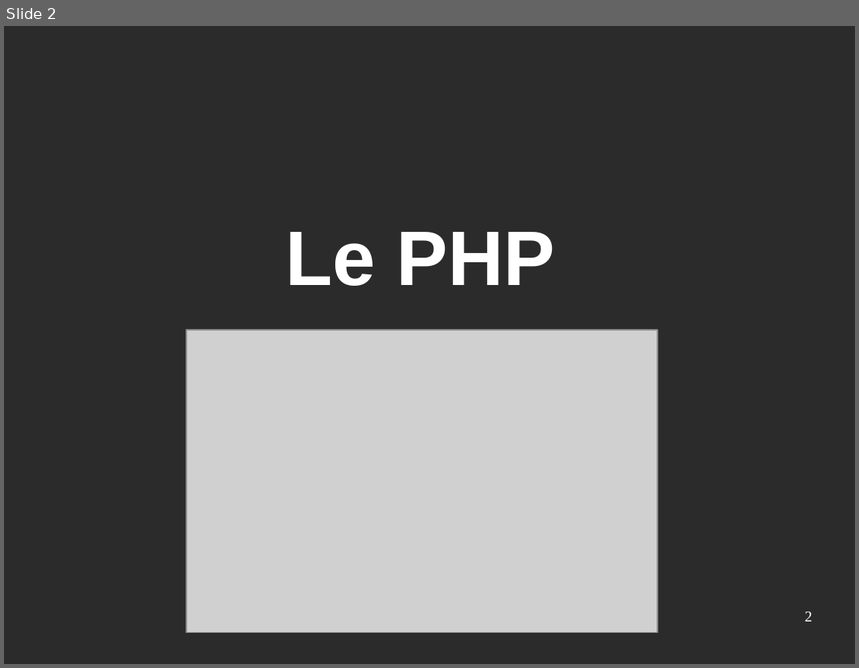
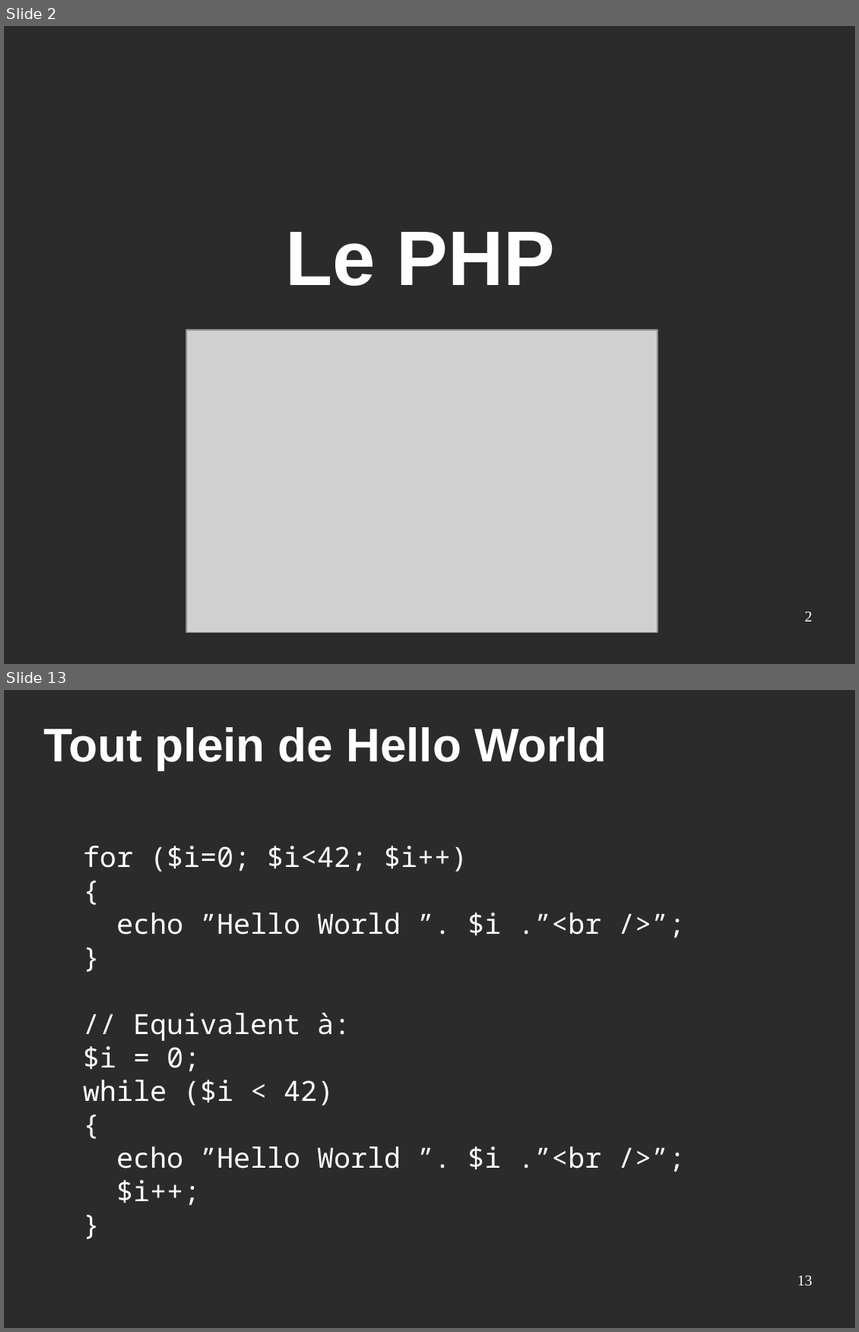
Before and after one commit to Eirbware/Formation, a slide deck: presentations/php.odp. Shown one above the other, each under a label of ours: slide 2 before the commit, slides 2 and 13 after it; the slides between them are not shown. The pictures are 859x668 and 859x1332 pixels, drawn with LibreOffice and Linux fonts; fonts in the diff are those of the drawing; grey boxes stand for pictures; background and template pictures are left out; a plain dark background stands for a picture behind light text. Boxes give left, top, right and bottom in pixels: in the first picture for what was removed or moved away, otherwise in the second. Text is boxed around its words. In the diff, an @@ line names an element or a change of style, - is before the commit and + after.

```diff
--- a/presentations/php.odp
+++ b/presentations/php.odp
@@ slide 13 added at [4,690,855,1328], background picture (left out) @@
@@ title added at [44,727,607,771], 44 pt, text #FFFFFF, bold @@
+Tout plein de Hello World
@@ text added at [83,846,601,1205], 26 pt, text #FFFFFF @@
+for ($i=0; $i<42; $i++)
+{
+echo ”Hello World ”. $i .”<br />”;
+}
+// Equivalent à:
+$i = 0;
+while ($i < 42)
+{
+echo ”Hello World ”. $i .”<br />”;
+$i++;
+}
@@ page number added at [797,1276,813,1286], 14 pt, text #FFFFFF @@
+13
```
Also in this commit, not shown: 11 other slides added.
